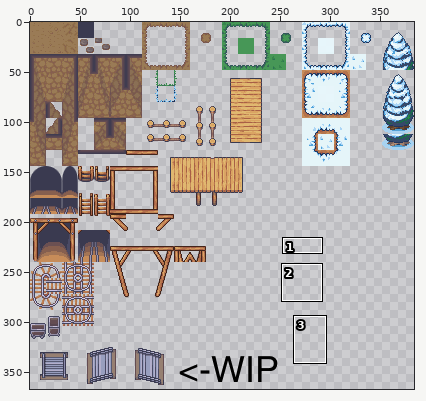
File history of a sprite sheet, assets/tilesets/Caves_And_Mountains_16x16.png. The first picture is a wide view before the edit; the outline marks the close-up.
Close-up. Before the commit:
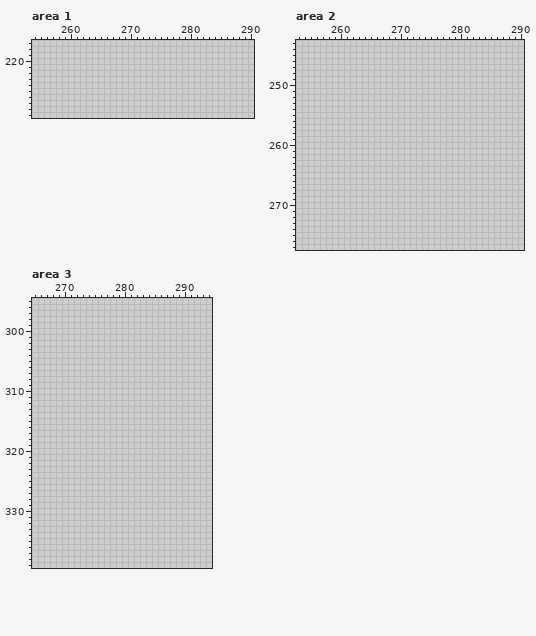
The file is 384x384 pixels. Pixels under 10% opacity are left out. Colours within 5 levels of each other are drawn and written as one. Shown: area 1: x 254..290, y 217..229; area 2: x 253..290, y 243..277; area 3: x 265..294, y 295..339. The wide view leaves out empty margins. The commit also changed other parts of the picture, which this record leaves out.
Palette (. is transparent): 
After the commit:
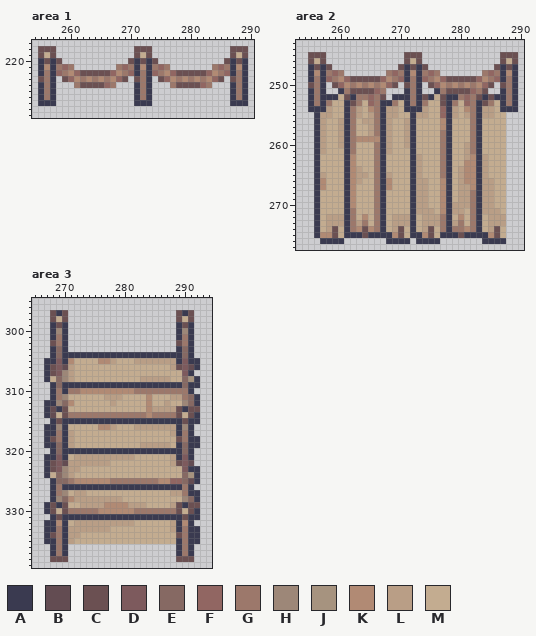
Colours new in this view: A #3a3a50  B #634c52  C #6b5052  D #7d5a5d  E #866963  F #916662  G #9c786b  H #9d8778  J #a6937f  K #b18a74  L #b99e86  M #c3ac90
Changes in this commit:
Changed rows in their new state; - is an unchanged pixel.
Area 1:
first column x 255:
218 CCC-------------CCC-------------CCC
219 CMC-------------CMC-------------CMC
220 ACAC-----------CACAC-----------CACA
221 AKAGFG-------GFGAKAGFG-------GFGAKA
222 AGAFGKFCCCCCFKGFAGAFGKFCCCCCFKGFAGA
223 CGA-CFKGKGKGKFC-CGA-CFKGKGKGKFC-CGA
224 AGA---GCCCCFG---AGA---GCCCCFG---AGA
225 AGA-------------AGA-------------AGA
226 AGA-------------AGA-------------AGA
227 AAA-------------AAA-------------AAA
Area 2:
first column x 255:
245 CCC-------------CCC-------------CCC
246 CMC-------------CMC-------------CMC
247 ACAC-----------CACAC-----------CACA
248 AKAGFG-------GFGAKAGFG-------GFGAKA
249 AGAFGKFCCCCCFKGFAGAFGKFCCCCCFKGFAGA
250 CGA-CFKGKGKGKFC-CGA-CFKGKGKGKFC-CGA
251 AGA--AGCCCCFG---AGA--AGCCCCFGC--AGA
252 AGAAAMCAGGFGC-AAAGACAMCAAGFGCACAAGA
253 AGAGMMACGMFGAAGMAGAGMMCAGMFGACGMAGA
254 AAALMMAGLMKGALLMAAALMMFALMKGALLMAAA
255 -ALLMMAGLMLGALLMMALLMMFALMLGALLMM--
256 -ALMMLAGMLLGALMMLAMMMMKAMMMGAMMMM--
257 -ALMMLAGMMLGALMMLAMMMMKAMMMGAMMMM--
258 -ALMMLAGMMLGALMMLAMMMMGAMMMGAMMMM--
259 -ALMMLAGKKKKALMMLAMMMMGAMMMGAMMMM--
260 -ALMMLAGMMMGALMMLAMMMMGAMMLGAMMMM--
261 -ALMMMAGMMMGALMMMAMMMMGAMMLGAMMMM--
262 -AMMMMAKMMMGAMMMMALMMMGAMMLKALMMM--
263 -AMMMMAKMMMGAMMMMALMMMGAMMKKALMMM--
264 -AMMMMAKLMMGAMMMMALMMMGAMLKKALMMM--
265 -ALMMMAKLLMGALMMMALMMMGAMLKKALMMM--
266 -AKMMMAKLMMGAKMMMALLMMKAMLKKALLMM--
267 -AKMMMAKMMMGAKMMMALLMMKAMLLKALLMM--
268 -AMMMMAKMMMGAMMMMALLMMKAMLLGALLMM--
269 -AMMMMAKMMMGAMMMMALLMMKAMLLGALLMM--
270 -AMMMMAKMMMGAMMMMALLMMKALLLGALLMM--
271 -AMMMMAGMMMGAMMMMALLLMKALLMGALLLM--
272 -AMLLLAGMKMGAMLLLAMLLLGAMKMGAMLLL--
273 -AMLLLAGLGMGAMLLLAMLLLGALGMGAMLLL--
274 -AMLCMAGKCKGAMLCMAMLCMGAGGKGAMLCM--
275 -AKKCMAAACAAAAKCMAAKCMAAACAAAAKCM--
276 --AAAA-------AAAA-AAAA-------AAAA--
Area 3:
first column x 267:
297 -CAC------------------CAC-
298 -CMC------------------CMC-
299 -ACA------------------ACA-
300 -AHA------------------AHA-
301 -AGA------------------AGA-
302 -CGA------------------CGA-
303 -AEA------------------AEA-
304 -AEAAAAAAAAAAAAAAAAAAAAEA-
305 AADAKMMMMKKLMMMLLLLLLLADAA
306 ACDBLMMMMMMMMMMMMMMMMLCDBA
307 ACDHLMMMMMMMMMMMMMMMMMMDA-
308 AMEHLMMMMMMMMMMMLLLLLMMEJA
309 -AEAAAAAAAAAAAAAAAAAAAAEAA
310 -AGAGGKKKKKKKKKGGGGGGGGGA-
311 -AGHMMMMMMLLLMMMMKMMMLLGEA
312 AAHEKMMMMMMLMMMMMKMMLMMHEA
313 ABACMMMMMMMMMMMMMKLLLLCACC
314 ABMCGGGGGGGGGGGGGKGGGGCMCA
315 -ACAAAAAAAAAAAAAAAAAAAACAA
316 AAHAMMMMMKKLMMMLLLLLLLAHA-
317 AAGALMMMMMMMMMMMMMMMMLAGA-
318 ACGALMMMMMMMMMMMMMMMMMCGAA
319 AAEALMMMMMMMMMMMLLLLLMAEAA
320 -AEAAAAAAAAAAAAAAAAAAAAEA-
321 AADAMLLLLLLLLLLMMMMMMLADA-
322 ACDBLLLLLLLMMMMMMMMMMLCDB-
323 ACDHLLMMMMMMMMMMMMMMMMMDAA
324 AMEHLMMMMMMMMMMMMMMMMMMEJA
325 -AEEGKKKKKKGGGGGGGGKKFFEBA
326 -AGAAAAAAAAAAAAAAAAAAAAGA-
327 -AGHMLLMMMMMMMMMMMMMMLLGAA
328 -AHEKLLLLLLLLMMMMMMMMMMHEA
329 ACACMMLLLLKKKKLLLMMMMLCACC
330 ACMCGGGGGKKKKKKGGGGGGGCMCA
331 -ACAAAAAAAAAAAAAAAAAAAACAA
332 AAKAMLLLLLLLLLLMMMMMMLAKA-
333 AAGALLLLLLLMMMMMMMMMMLAGAA
334 ACGALLMMMMMMMMMMMMMMMMCGAA
335 AAGALMMMMMMMMMMMMMMMMMAGAA
336 -AGA------------------AGA-
337 -AGA------------------AGA-
338 -CCC------------------CCC-
Changed places in both close-ups, as pixel boxes (x1, y1, x2, y2):
added: (38, 46, 248, 106)
added: (308, 52, 518, 244)
added: (44, 310, 200, 562)
